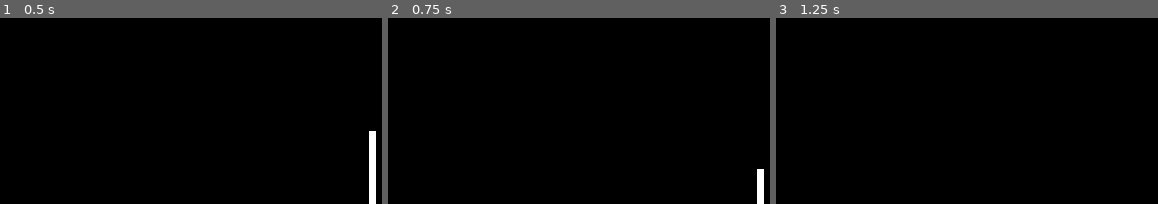
Above: before the commit, frames 1-3 (left to right).
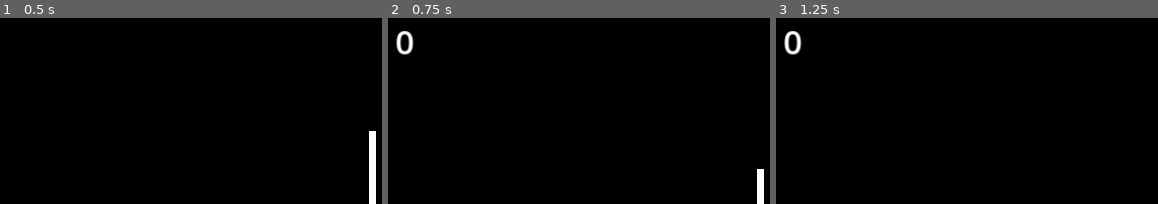
Above: after the commit, the same moments.

Repository: yulan233/ping_pong_godot
Game: Godot game, scene res://node_2d.tscn
Same seed, same stepped clock (60 frames per second), same inputs: the game is played once before the commit and once after it. The engine's default icon, where the game draws it, is replaced by a stand-in: a white triangle on a blue panel in a dark square.
Inputs:
- Up to frame 1 (0.5 s): no input
- Up to frame 2 (0.75 s): click "开始游戏" at 0.5 s
- Up to frame 3 (1.25 s): no input
The pictures show only the part of the screen within x 50-100%, y 0-50%; the shares and areas given below are measured in that part.

Frame 1 is identical in both runs. In frame 2, 0.4% of the frame differs, in the area x 2-7%, y 6-20%; in frame 3, 0.4%.

Commit message:
完善了项目文件结构，添加了分数ui

Diff:
--- a/Main.gd
+++ b/Main.gd
@@ -1,16 +1,21 @@
 extends Node2D
 
-@onready var ui: Control = $UI
-const BALL := preload("res://ball.tscn")
+@onready var ui:Control=$UI
+@onready var button: Button = $UI/Button
+@onready var source:Label=$UI/Label
+
+const BALL := preload("res://Scene/ball.tscn")
 #添加一个撞击效果
 const Effect:=preload("res://Effect/testeffect.tscn")
 #获得一个类型
-const Ball = preload("res://ball.gd")
+const Ball = preload("res://Scripts/ball.gd")
 var ball:Ball
 # Called when the node enters the scene tree for the first time.
 func _ready() -> void:
 	# 设置ui界面大小
 	ui.size=get_viewport_rect().size
+	source.text="0"
+	source.visible=false
 	pass # Replace with function body.
 
 
@@ -27,24 +32,36 @@
 	if ball.impack_effect.is_connected(s_impack_effect_create):
 		ball.impack_effect.disconnect(s_impack_effect_create)
 	ball=null
-	ui.visible=true
+	button.visible=true
+
 	pass
 
 func _on_button_pressed() -> void:
 	#防止多次生成
 	if ball!=null:
 		return
-	ui.visible=false
+	# ui处理
+	button.visible=false
+	source.text="0"
+	source.visible=true
+
 	ball=BALL.instantiate()
 	ball.game_over.connect(s_game_over)
 	ball.impack_effect.connect(s_impack_effect_create)
 	add_child(ball)
+
+
 	# 当一切初始化完成了再开始
 	GlobalVar.isStart=!GlobalVar.isStart
 	pass # Replace with function body.
 
 func s_impack_effect_create(angle:float):
 	# print("impack")
+	# 获得一分
+	if angle==0:
+		source.text=str(source.text.to_int()+1)
+
+
 	var effect:GPUParticles2D=Effect.instantiate()
 	effect.rotation_degrees=angle
 	effect.position=ball.position
--- a/ball.tscn
+++ b/Scene/ball.tscn
@@ -1,6 +1,6 @@
 [gd_scene load_steps=3 format=3 uid="uid://h6l070jybvfn"]
 
-[ext_resource type="Script" path="res://ball.gd" id="1_xb54i"]
+[ext_resource type="Script" path="res://Scripts/ball.gd" id="1_hpkwt"]
 
 [sub_resource type="RectangleShape2D" id="RectangleShape2D_bat8c"]
 size = Vector2(15, 15)
@@ -9,7 +9,7 @@
 gravity_scale = 0.0
 lock_rotation = true
 linear_damp_mode = 1
-script = ExtResource("1_xb54i")
+script = ExtResource("1_hpkwt")
 
 [node name="CollisionShape2D" type="CollisionShape2D" parent="."]
 shape = SubResource("RectangleShape2D_bat8c")
--- a/player.tscn
+++ b/Scene/player.tscn
@@ -1,6 +1,6 @@
 [gd_scene load_steps=3 format=3 uid="uid://c0khdntwboro1"]
 
-[ext_resource type="Script" path="res://player.gd" id="1_2vanx"]
+[ext_resource type="Script" path="res://Scripts/player.gd" id="1_2vanx"]
 
 [sub_resource type="RectangleShape2D" id="RectangleShape2D_3yqqx"]
 size = Vector2(10, 112)
--- a/ball.gd
+++ b/Scripts/ball.gd
@@ -42,11 +42,11 @@
 
 ## 触发反弹特效
 func active_impack_effect(angle:float)->void:
-	emit_signal("impack_effect",angle)
+	impack_effect.emit(angle)
 
 ## 触发游戏结束
 func s_game_over()->void:
-	emit_signal("game_over")
+	game_over.emit()
 	queue_free()
 
 func up_base_velocity(increment:float):
--- a/player.gd
+++ b/Scripts/player.gd
@@ -1,6 +1,6 @@
 extends Area2D
 
-const Ball = preload("res://ball.gd")
+const Ball = preload("res://Scripts/ball.gd")
 
 @export var SPEED := 5.0
 @export var JUMP_VELOCITY := 100.0
--- a/node_2d.tscn
+++ b/node_2d.tscn
@@ -1,8 +1,11 @@
-[gd_scene load_steps=4 format=3 uid="uid://8syculcb3lxr"]
+[gd_scene load_steps=5 format=3 uid="uid://8syculcb3lxr"]
 
 [ext_resource type="Script" path="res://Main.gd" id="1_mer6w"]
-[ext_resource type="PackedScene" uid="uid://c0khdntwboro1" path="res://player.tscn" id="2_qqe6n"]
+[ext_resource type="PackedScene" uid="uid://c0khdntwboro1" path="res://Scene/player.tscn" id="2_qqe6n"]
 [ext_resource type="Texture2D" uid="uid://b6mh3jcpixe7q" path="res://icon.svg" id="3_7348w"]
+
+[sub_resource type="LabelSettings" id="LabelSettings_pmem5"]
+font_size = 48
 
 [node name="World" type="Node2D"]
 script = ExtResource("1_mer6w")
@@ -21,8 +24,8 @@
 [node name="UI" type="Control" parent="."]
 layout_mode = 3
 anchors_preset = 0
-offset_right = 1152.0
-offset_bottom = 648.0
+offset_right = 1100.0
+offset_bottom = 600.0
 
 [node name="Button" type="Button" parent="UI"]
 layout_mode = 1
@@ -42,4 +45,19 @@
 icon_alignment = 1
 vertical_icon_alignment = 2
 
+[node name="Label" type="Label" parent="UI"]
+visible = false
+layout_mode = 1
+anchors_preset = 5
+anchor_left = 0.5
+anchor_right = 0.5
+offset_left = -20.0
+offset_right = 20.0
+offset_bottom = 23.0
+grow_horizontal = 2
+text = "0"
+label_settings = SubResource("LabelSettings_pmem5")
+horizontal_alignment = 1
+vertical_alignment = 1
+
 [connection signal="pressed" from="UI/Button" to="." method="_on_button_pressed"]
--- a/project.godot
+++ b/project.godot
@@ -17,7 +17,7 @@
 
 [autoload]
 
-GlobalVar="*res://globalVar.gd"
+GlobalVar="*res://Scripts/globalVar.gd"
 
 [display]
 
Renamed: globalVar.gd -> Scripts/globalVar.gd
